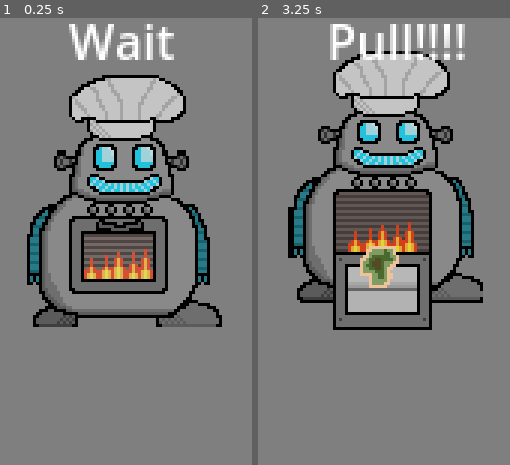
Above: before the commit, frames 1-2 (left to right).
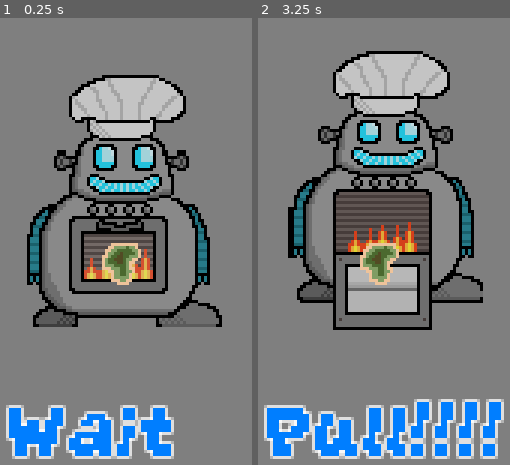
Above: after the commit, the same moments.

Repository: emmetl913/GMTK2024
Game: Godot game, scene res://games/PullingGame/PullingGame.tscn
Two runs of this game, one before a commit and one after it. Both use one fixed random seed, a clock stepped at 60 frames per second and the inputs below. This scene is started directly instead of the project's main scene. Sound files missing from this copy of the repository are replaced by a short silence.
Inputs (mouse positions are in pixels of both pictures, inside the frame that each line leads up to):
- Up to frame 1 (0.25 s): no input
- Up to frame 2 (3.25 s): tap Enter at 0.5, 2 s; move the mouse to (outside the picture) at 0.52 s; hold S (S) 0.53-1.28 s; tap Space at 1.25, 2.75 s; move the mouse to (outside the picture) at 1.27 s; tap A (A) at 1.35 s; tap S (S) at 1.55, 2.3, 3.05 s; move the mouse to (447, 143) at 2.02 s; hold D (D) 2.03-2.78 s; move the mouse to (338, 344) at 2.77 s; click (338, 344) at 2.85 s

The runs differ from the first frame. In frame 1, 8.9% of the frame differs, in the area x 2-70%, y 1-99%; in frame 2, 12%, in the area x 2-98%, y 1-99%.

Commit message:
Pulling game fonts / cake sprite updated

Diff:
--- a/games/PullingGame/PullingGame.tscn
+++ b/games/PullingGame/PullingGame.tscn
@@ -1,10 +1,17 @@
-[gd_scene load_steps=6 format=3 uid="uid://bi5omij45ephh"]
+[gd_scene load_steps=8 format=3 uid="uid://bi5omij45ephh"]
 
 [ext_resource type="Script" path="res://games/PullingGame/PullingGame.gd" id="1_b61dt"]
 [ext_resource type="Texture2D" uid="uid://c0np4jcyfv6xu" path="res://assets/sprites/robitclosed.png" id="2_11sv5"]
 [ext_resource type="AudioStream" uid="uid://b3crum6sgus1f" path="res://assets/sfx/ding.mp3" id="3_1t8p3"]
 [ext_resource type="Texture2D" uid="uid://y6gmogvaysia" path="res://assets/sprites/lilcake.png" id="3_5knak"]
 [ext_resource type="AudioStream" uid="uid://1sn4hndiessg" path="res://assets/sfx/ticking.mp3" id="4_jbp77"]
+[ext_resource type="FontFile" uid="uid://dy03qa2n13w83" path="res://fonts/GrapeSoda.ttf" id="4_qif0b"]
+
+[sub_resource type="LabelSettings" id="LabelSettings_e1c27"]
+font = ExtResource("4_qif0b")
+font_size = 32
+font_color = Color(0, 0.494118, 1, 1)
+outline_size = 3
 
 [node name="PullingGame" type="Node2D"]
 script = ExtResource("1_b61dt")
@@ -21,11 +28,11 @@
 texture = ExtResource("2_11sv5")
 
 [node name="Cake" type="Sprite2D" parent="."]
-visible = false
 texture_filter = 1
-position = Vector2(121, 86)
+position = Vector2(113, 77)
 scale = Vector2(0.5, 0.5)
 texture = ExtResource("3_5knak")
+centered = false
 
 [node name="CookTime" type="Timer" parent="."]
 
@@ -33,10 +40,11 @@
 
 [node name="Wait" type="Label" parent="."]
 texture_filter = 1
-offset_left = 104.0
-offset_top = -1.0
-offset_right = 144.0
-offset_bottom = 22.0
+offset_left = 84.0
+offset_top = 125.0
+offset_right = 160.0
+offset_bottom = 157.0
+label_settings = SubResource("LabelSettings_e1c27")
 
 [node name="OvenTimerSFX" type="AudioStreamPlayer" parent="."]
 stream = ExtResource("3_1t8p3")
